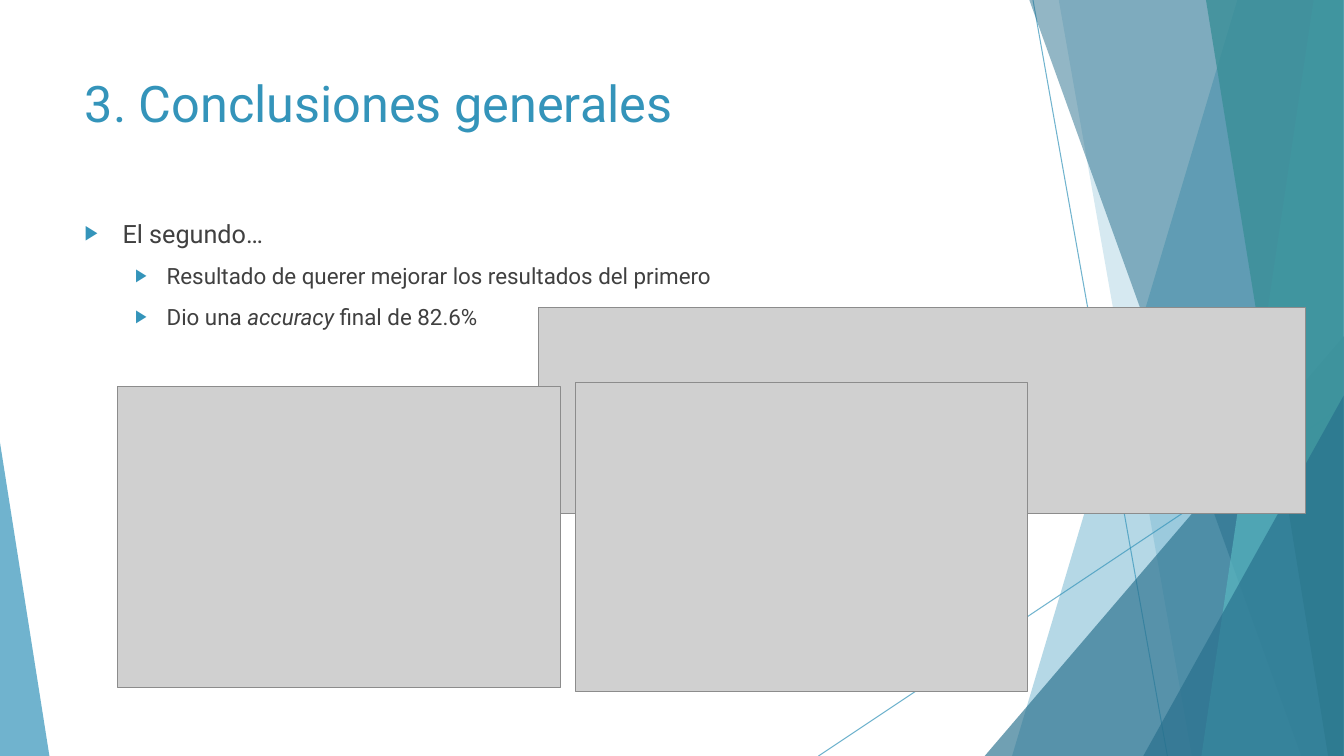
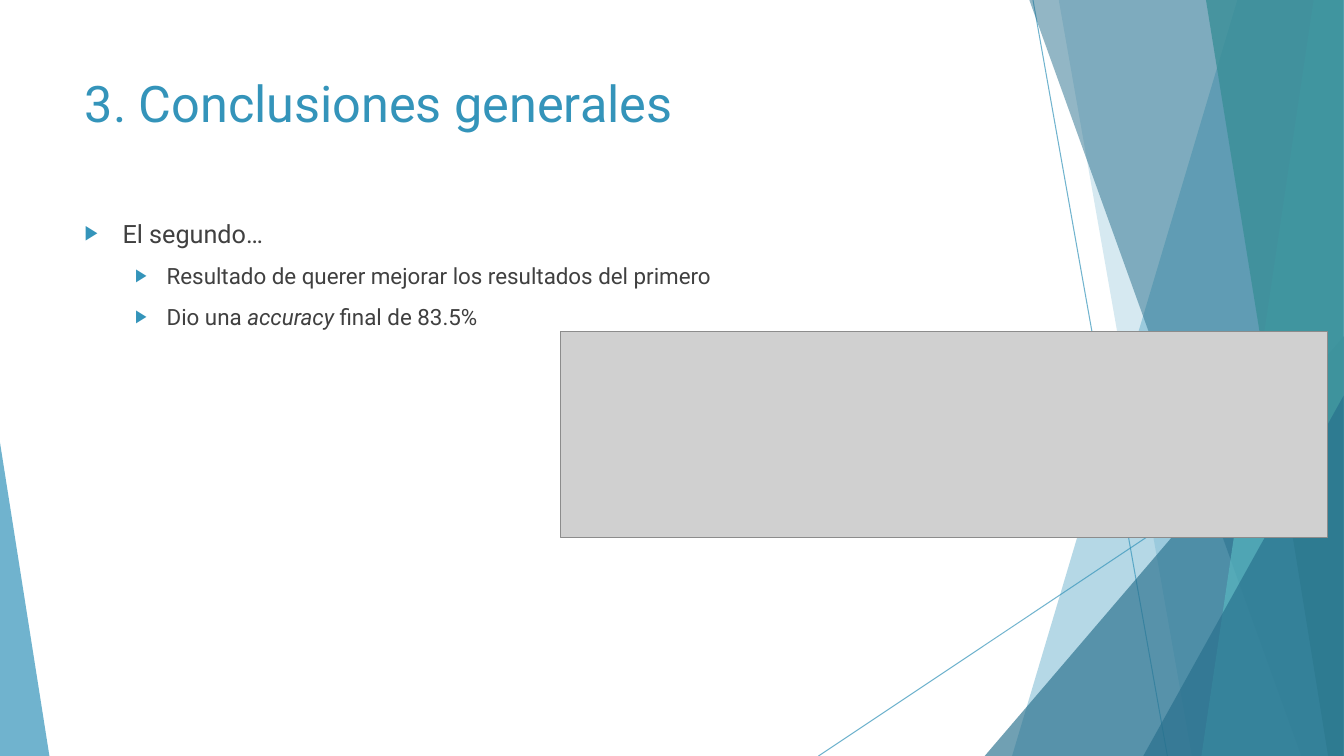
Before and after one commit to Geadalu/DataMiningHealth, a slide deck: slide 37 of Presentación DataMiningHealth.pptx (slide 42 before the commit). Drawn at 1344x756 pixels with LibreOffice and Linux fonts; fonts in the diff are those of the drawing; grey boxes stand for pictures. Boxes give left, top, right and bottom in pixels: in the first picture for what was removed or moved away, otherwise in the second. Text is boxed around its words. In the diff, an @@ line names an element or a change of style, - is before the commit and + after.

```diff
--- a/Presentación DataMiningHealth.pptx
+++ b/Presentación DataMiningHealth.pptx
@@ text at <box>167,308,477,330</box>: text changed @@
-  ▶ Dio una accuracy final de 82.6%
+  ▶ Dio una accuracy final de 83.5%
@@ picture: place and size @@
-picture at <box>538,308,1305,513</box>
+picture at <box>561,332,1327,537</box>
@@ picture removed at <box>118,386,562,688</box> @@
@@ picture removed at <box>576,382,1027,692</box> @@
```
Also in this commit, not shown: 3 other slides changed, 1 slide added, 5 slides removed, 3 other files.
